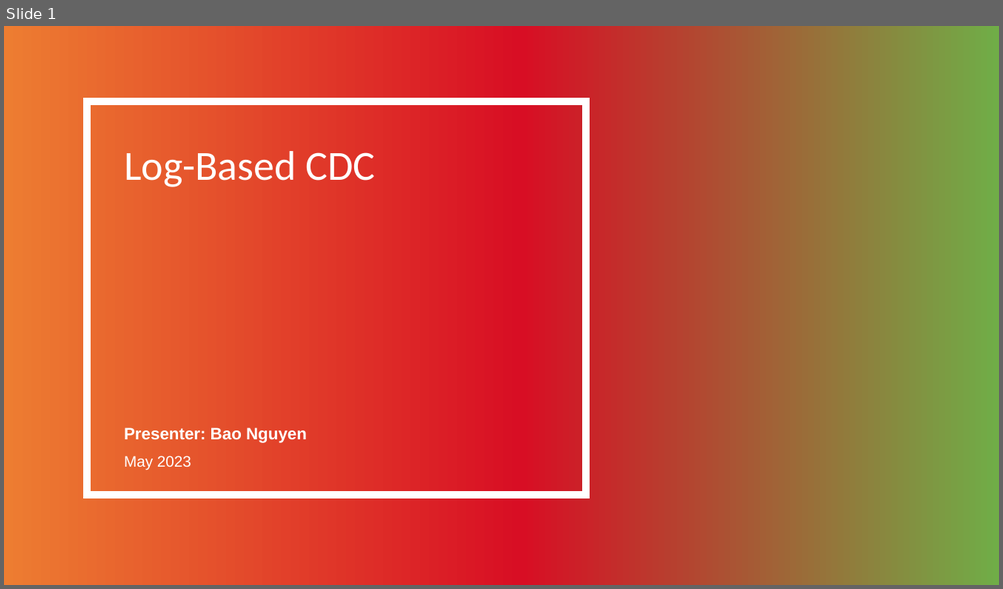
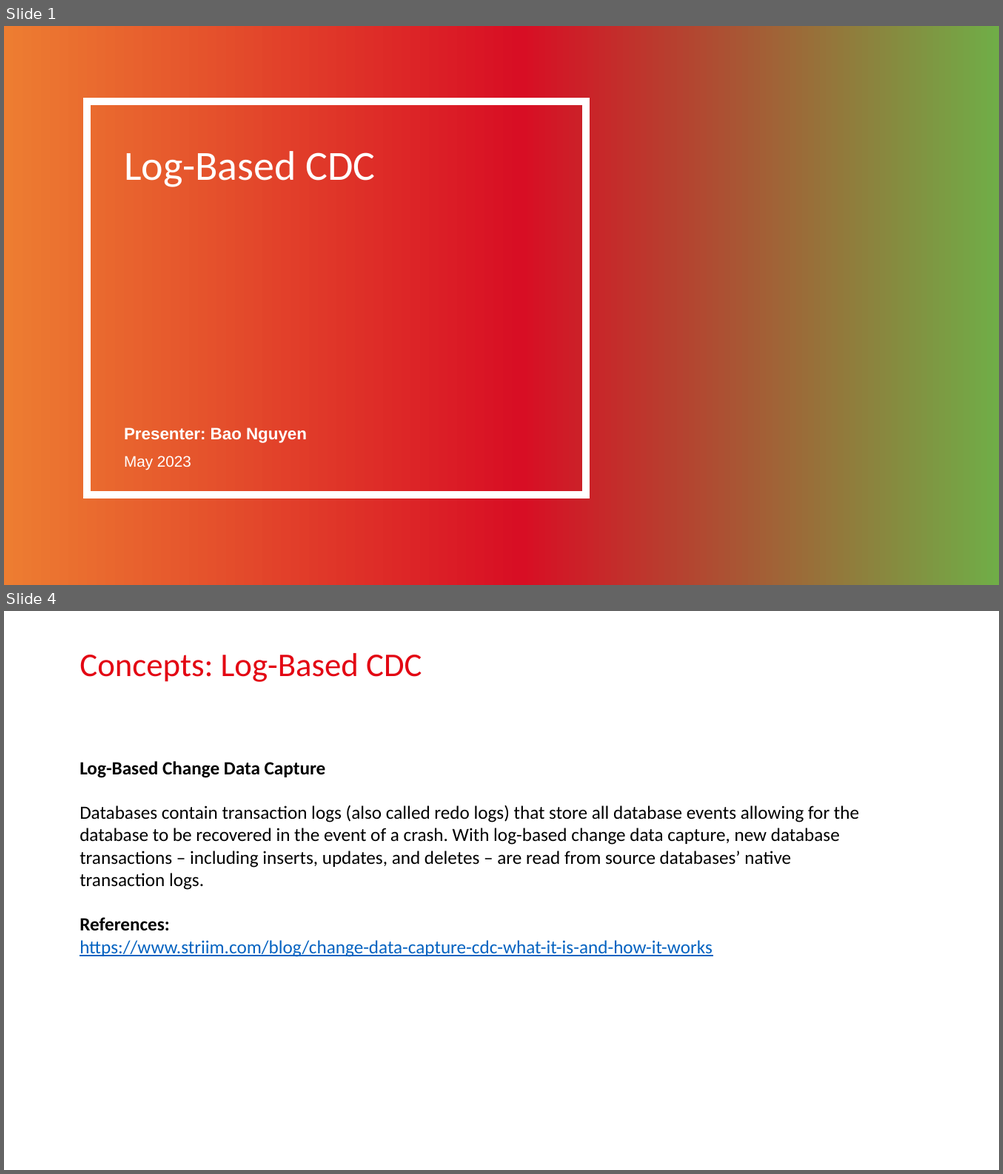
Before and after one commit to bao2902/logbasedcdc, a slide deck: LogBasedCDC.pptx. Shown one above the other, each under a label of ours: slide 1 before the commit, slides 1 and 4 after it; the slides between them are not shown. The pictures are 1003x589 and 1003x1174 pixels, drawn with LibreOffice and Linux fonts; fonts in the diff are those of the drawing; background and template pictures are left out. Boxes give left, top, right and bottom in pixels: in the first picture for what was removed or moved away, otherwise in the second. Text is boxed around its words. In the diff, an @@ line names an element or a change of style, - is before the commit and + after.

```diff
--- a/LogBasedCDC.pptx
+++ b/LogBasedCDC.pptx
@@ slide 4 added at (4,611,999,1170), background picture (left out) @@
@@ title added at (79,653,421,682), 32 pt, text #E30613 @@
+Concepts: Log-Based CDC
@@ text added at (79,761,859,957), 18 pt, text #000000 @@
+Log-Based Change Data Capture
+Databases contain transaction logs (also called redo logs) that store all database events allowing for the database to be recovered in the event of a crash. With log-based change data capture, new database transactions – including inserts, updates, and deletes – are read from source databases’ native transaction logs.
+References:
+https://www.striim.com/blog/change-data-capture-cdc-what-it-is-and-how-it-works
```
Also in this commit, not shown: 8 slides changed, 6 other slides added, 10 slides removed, 2 other files.
